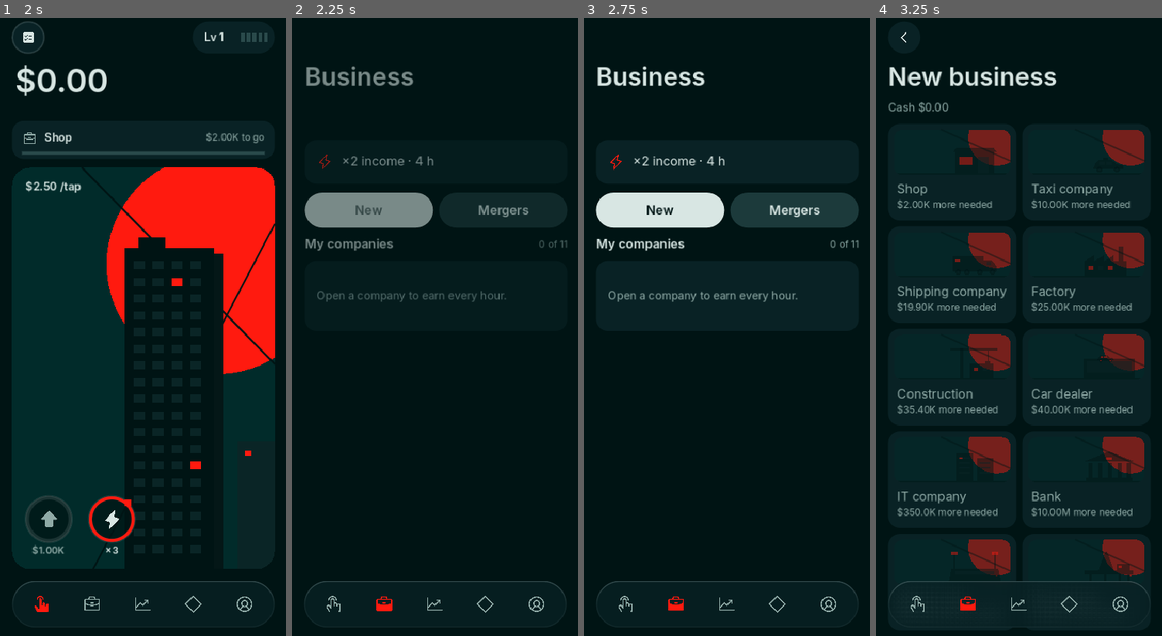
Above: before the commit, frames 1-4 (left to right).
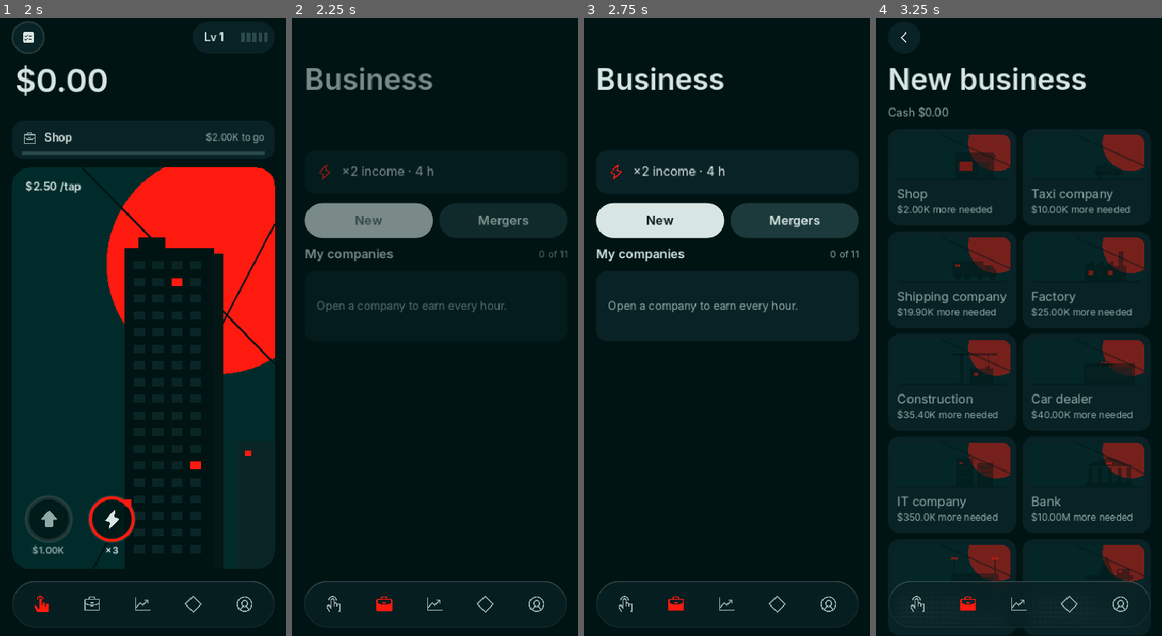
Above: after the commit, the same moments.

Repository: ytjustjosh17-cpu/MCG
Game: Godot game, scene res://scenes/main.tscn
The game is run twice, just before and just after one commit, with the same random seed, the same clock (stepped at 60 frames per second) and the same inputs.
Inputs (mouse positions are in pixels of both pictures, inside the frame that each line leads up to):
- Up to frame 1 (2 s): click (28, 36) at 0.5 s; click "Done" at 1.25 s
- Up to frame 2 (2.25 s): click "Shop" at 2 s
- Up to frame 3 (2.75 s): no input
- Up to frame 4 (3.25 s): click "New" at 2.75 s

Frame 1 is identical in both runs. In frame 2, 4.6% of the frame differs, in the area x 4-97%, y 7-48%; in frame 3, 6.6%; in frame 4, 11%, in the area x 4-94%, y 7-92%.

Commit message:
New fonts: Tanker for titles and money, Switzer for text
- Fonts come from Fontshare at build time (their licence allows them in
  the app but not in a public repo), with Inter as the backup
- Titles and big money amounts use Tanker; everything else Switzer
- README and LICENSE list the fonts; screenshots refreshed
- Writing pass: README, licence, plan and in-game text checked clean

Co-Authored-By: Claude Opus 5.5 <noreply@anthropic.com>
Claude-Session: https://claude.ai/code/session_01G43aEuqkjUy83khniNYyKE

Diff:
--- a/game/scripts/asset_detail.gd
+++ b/game/scripts/asset_detail.gd
@@ -60,7 +60,7 @@
 	head.add_child(hv)
 	var tag := UI.label("%s · %s" % [sym, a[4] if kind == "share" else "Crypto"], 13, UI.asset_color(sym))
 	hv.add_child(tag)
-	_price = UI.label("", 34)
+	_price = UI.display("", 40)
 	hv.add_child(_price)
 	_change = UI.label("", 13)
 	hv.add_child(_change)
--- a/game/scripts/business_detail.gd
+++ b/game/scripts/business_detail.gd
@@ -34,8 +34,8 @@
 	var row := HBoxContainer.new()
 	body.add_child(row)
 	_income = CountLabel.new(Game.money)
-	_income.add_theme_font_size_override("font_size", 22)
-	_income.add_theme_font_override("font", UI.SEMI)
+	_income.add_theme_font_size_override("font_size", 28)
+	_income.add_theme_font_override("font", UI.DISPLAY)
 	_income.add_theme_color_override("font_color", UI.TEXT)
 	row.add_child(_income)
 	var ph := UI.label(" /h", 15, UI.SUB)
--- a/game/scripts/business_page.gd
+++ b/game/scripts/business_page.gd
@@ -16,7 +16,8 @@
 
 func build() -> void:
 	_income = CountLabel.new(func(v): return Game.money_short(v) + " /h")
-	_income.add_theme_font_size_override("font_size", 34)
+	_income.add_theme_font_size_override("font_size", 40)
+	_income.add_theme_font_override("font", UI.DISPLAY)
 	_income.add_theme_color_override("font_color", UI.TEXT)
 	body.add_child(_income)
 	var c := card()
--- a/game/scripts/earn_page.gd
+++ b/game/scripts/earn_page.gd
@@ -42,7 +42,7 @@
 
 	_worth = CountLabel.new(Game.money_short)
 	_worth.add_theme_font_size_override("font_size", 44)
-	_worth.add_theme_font_override("font", UI.SEMI)
+	_worth.add_theme_font_override("font", UI.DISPLAY)
 	_worth.add_theme_color_override("font_color", UI.TEXT)
 	_worth.set_value(Game.net_worth(), true)
 	add_child(_worth)
--- a/game/scripts/main.gd
+++ b/game/scripts/main.gd
@@ -11,6 +11,10 @@
 
 
 func _ready() -> void:
+	# Default font for everything, including overlays.
+	var th := Theme.new()
+	th.default_font = UI.REG
+	get_tree().root.theme = th
 	var bg := ColorRect.new()
 	bg.color = UI.BG
 	bg.set_anchors_and_offsets_preset(Control.PRESET_FULL_RECT)
--- a/game/scripts/page.gd
+++ b/game/scripts/page.gd
@@ -54,7 +54,7 @@
 		gap.custom_minimum_size = Vector2(0, 44)
 		body.add_child(gap)
 	if title != "":
-		_title_label = UI.label(title, 34, UI.TEXT, true)
+		_title_label = UI.display(title, 40)
 		_title_label.autowrap_mode = TextServer.AUTOWRAP_WORD_SMART
 		body.add_child(_title_label)
 	build()
--- a/game/scripts/profile_page.gd
+++ b/game/scripts/profile_page.gd
@@ -61,7 +61,8 @@
 
 	body.add_child(UI.label("Fortune", 13, UI.SUB))
 	_fortune = CountLabel.new(Game.money)
-	_fortune.add_theme_font_size_override("font_size", 34)
+	_fortune.add_theme_font_size_override("font_size", 40)
+	_fortune.add_theme_font_override("font", UI.DISPLAY)
 	_fortune.add_theme_color_override("font_color", UI.TEXT)
 	body.add_child(_fortune)
 	var chart := NetChart.new()
--- a/game/scripts/ui.gd
+++ b/game/scripts/ui.gd
@@ -27,8 +27,30 @@
 const COIN_COL := [Color("#D9A75E"), Color("#82BDB2"), Color("#B8A58E"), Color("#D6CCB2"), Color("#9DC3DF"),
 	Color("#E39573"), Color("#C9B6D9"), Color("#A9D3C6"), Color("#E3CB84"), Color("#A8D8E6")]
 
-const REG := preload("res://assets/fonts/Inter-Regular.ttf")
-const SEMI := preload("res://assets/fonts/Inter-SemiBold.ttf")
+# Type: Switzer for text, Tanker for big numbers and titles (both from
+# Fontshare, ITF Free Font License). They can't be stored in this public repo,
+# so the build downloads them into assets/fonts/ext. Inter (OFL) is the backup.
+static var REG: Font = _font("Switzer-Regular", "res://assets/fonts/Inter-Regular.ttf")
+static var SEMI: Font = _font("Switzer-Semibold", "res://assets/fonts/Inter-SemiBold.ttf")
+static var DISPLAY: Font = _font("Tanker-Regular", "res://assets/fonts/Inter-SemiBold.ttf")
+
+
+static func _font(name: String, backup: String) -> Font:
+	var path := "res://assets/fonts/ext/%s.ttf" % name
+	if not ResourceLoader.exists(path):
+		return load(backup)
+	var f: Font = load(path)
+	if f is FontFile:
+		# Any glyph the font lacks comes from Inter.
+		(f as FontFile).fallbacks = [load(backup)]
+	return f
+
+
+static func display(text: String, size: int, color: Color = TEXT) -> Label:
+	## Big numbers and page titles.
+	var l := label(text, size, color)
+	l.add_theme_font_override("font", DISPLAY)
+	return l
 
 
 static func label(text: String, size: int, color: Color = TEXT, semibold := false) -> Label:
